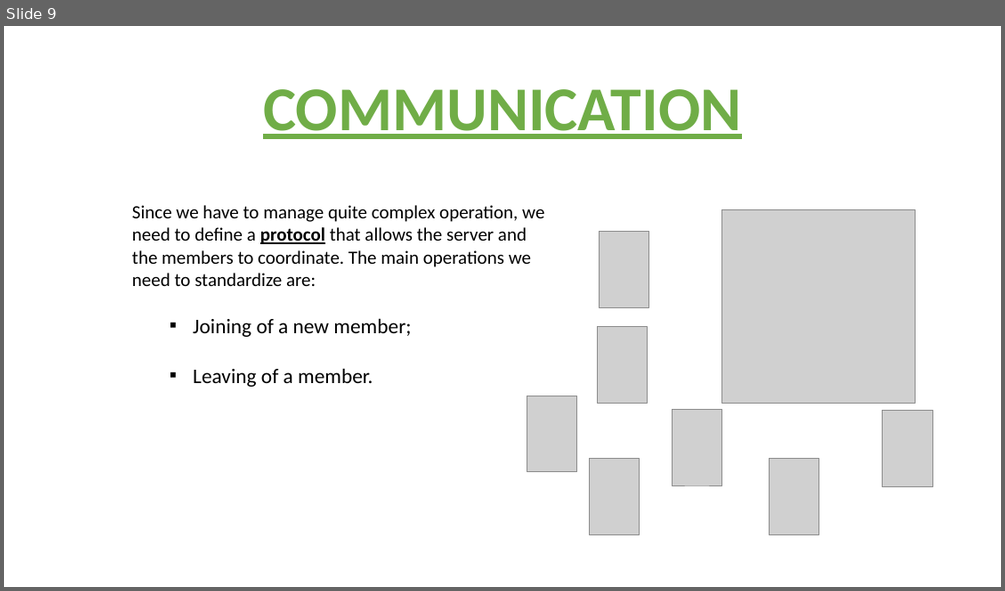
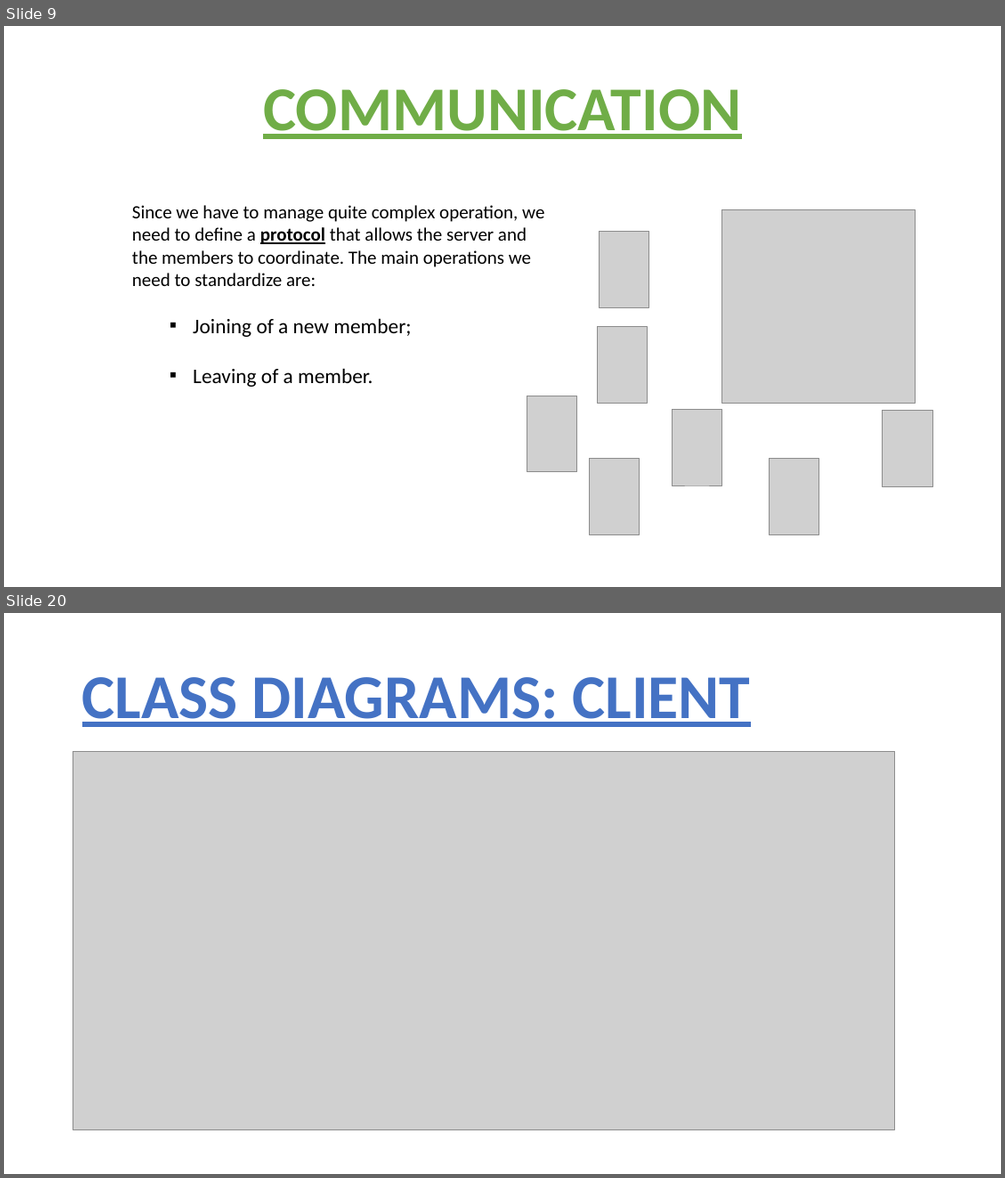
Before and after one commit to stajfar/distributed-systems-brusamento-ceruti-donetti, a slide deck: SecureGroup/documentation/SECURE GROUP COMMUNICATION.pptx. Shown one above the other, each under a label of ours: slide 9 before the commit, slides 9 and 20 after it; the slides between them are not shown. The pictures are 1005x591 and 1005x1178 pixels, drawn with LibreOffice and Linux fonts; fonts in the diff are those of the drawing; grey boxes stand for pictures. Boxes give left, top, right and bottom in pixels: in the first picture for what was removed or moved away, otherwise in the second. Text is boxed around its words. In the diff, an @@ line names an element or a change of style, - is before the commit and + after.

```diff
--- a/SecureGroup/documentation/SECURE GROUP COMMUNICATION.pptx
+++ b/SecureGroup/documentation/SECURE GROUP COMMUNICATION.pptx
@@ slide 20 added at (x1=4, y1=613, x2=1001, y2=1174), background #FFFFFF @@
@@ title added at (x1=82, y1=677, x2=750, y2=727), 60 pt, text #4472C4, bold, underline @@
+CLASS DIAGRAMS: CLIENT
@@ picture added at (x1=73, y1=751, x2=896, y2=1130) @@
```
Also in this commit, not shown: 14 slides changed, 4 other slides added, 1 slide removed, 1 other file.
